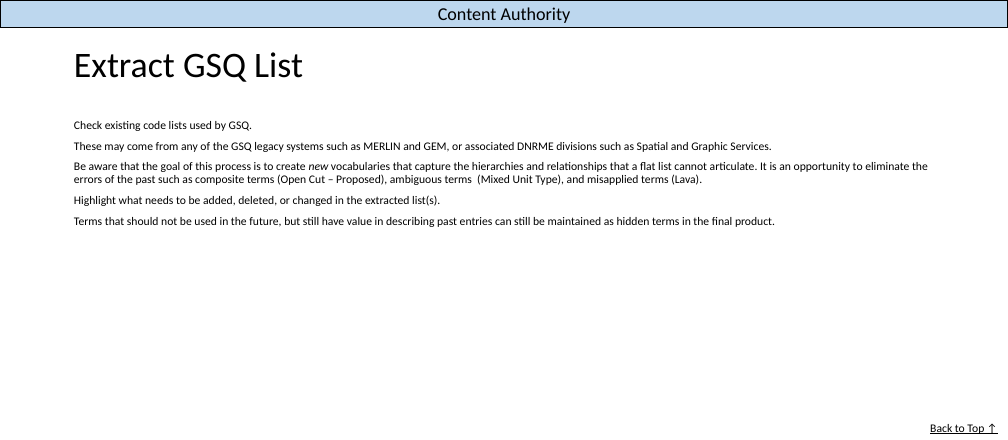
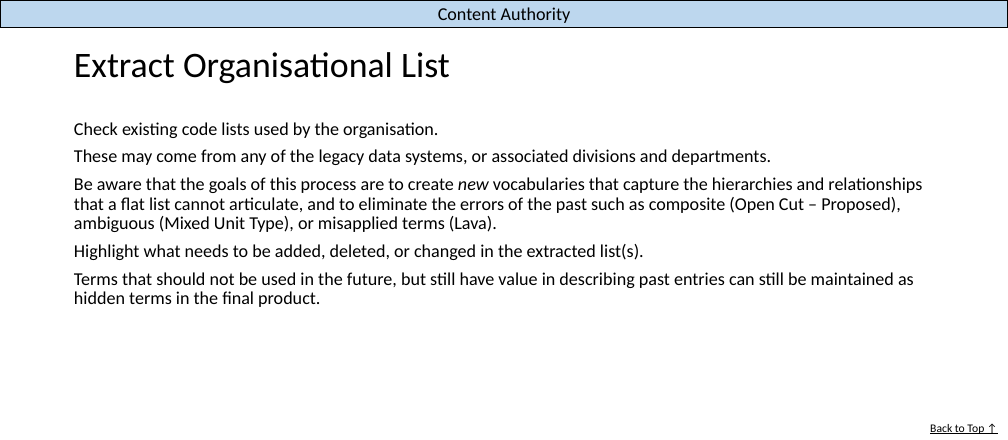
Before and after one commit to geological-survey-of-queensland/vocabularies, a slide deck: slide 3 of templates/Vocabulary Workflow.pptx. Drawn at 1008x440 pixels with LibreOffice and Linux fonts; fonts in the diff are those of the drawing. Boxes give left, top, right and bottom in pixels: in the first picture for what was removed or moved away, otherwise in the second. Text is boxed around its words. In the diff, an @@ line names an element or a change of style, - is before the commit and + after.

```diff
--- a/templates/Vocabulary Workflow.pptx
+++ b/templates/Vocabulary Workflow.pptx
@@ title at (74, 52, 450, 83): text changed @@
-Extract GSQ List
+Extract Organisational List
@@ text at (74, 122, 922, 232): text changed; size 18 to 28 pt @@
-Check existing code lists used by GSQ.
-These may come from any of the GSQ legacy systems such as MERLIN and GEM, or associated DNRME divisions such as Spatial and Graphic Services.
-Be aware that the goal of this process is to create new vocabularies that capture the hierarchies and relationships that a flat list cannot articulate. It is an opportunity to eliminate the errors of the past such as composite terms (Open Cut – Proposed), ambiguous terms (Mixed Unit Type), and misapplied terms (Lava).
+Check existing code lists used by the organisation.
+These may come from any of the legacy data systems, or associated divisions and departments.
+Be aware that the goals of this process are to create new vocabularies that capture the hierarchies and relationships that a flat list cannot articulate, and to eliminate the errors of the past such as composite (Open Cut – Proposed), ambiguous (Mixed Unit Type), or misapplied terms (Lava).
@@ text at (74, 244, 914, 307): size 18 to 28 pt in "Highlight what needs to be added, deleted, ...", "Terms that should not be used in ..." @@
```
Also in this commit, not shown: 10 other slides changed, 3 slides removed.
